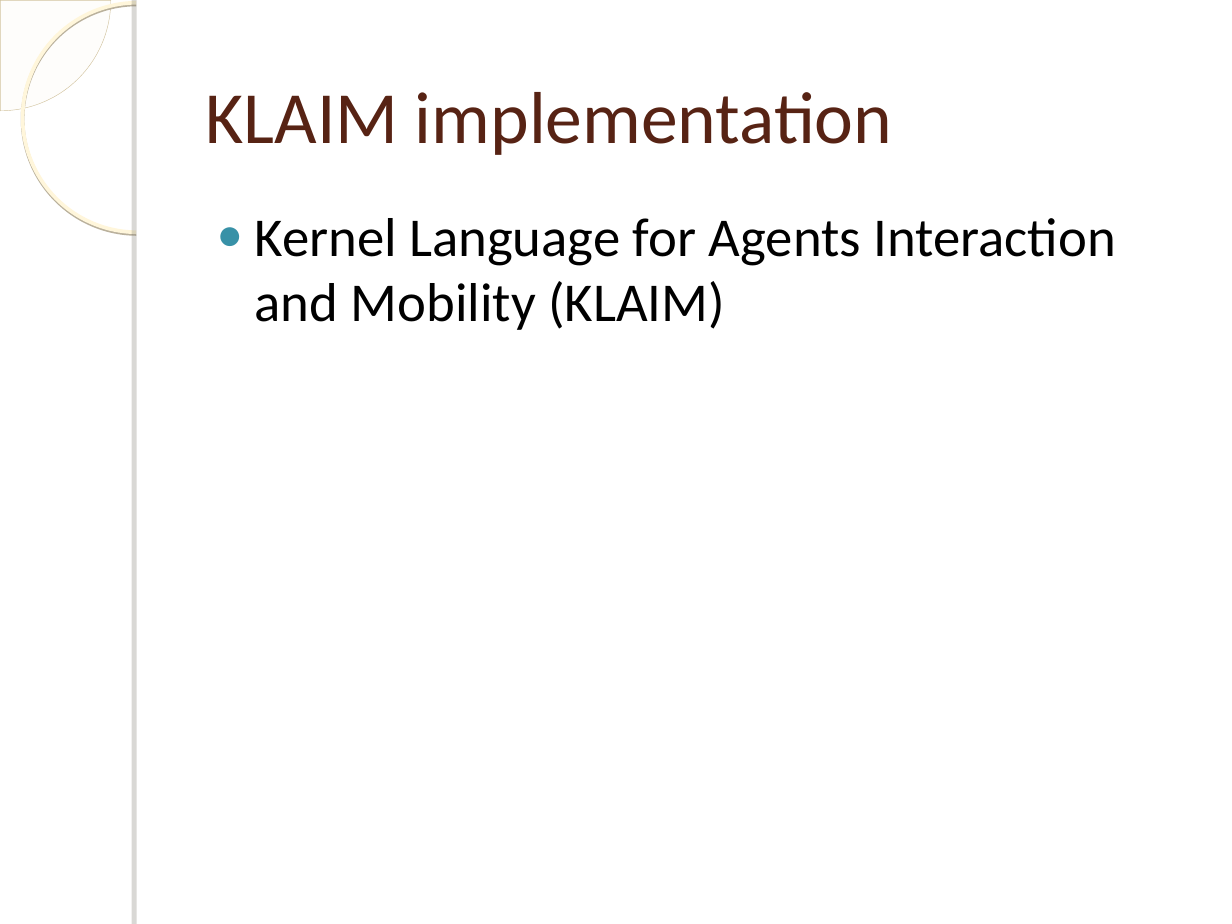
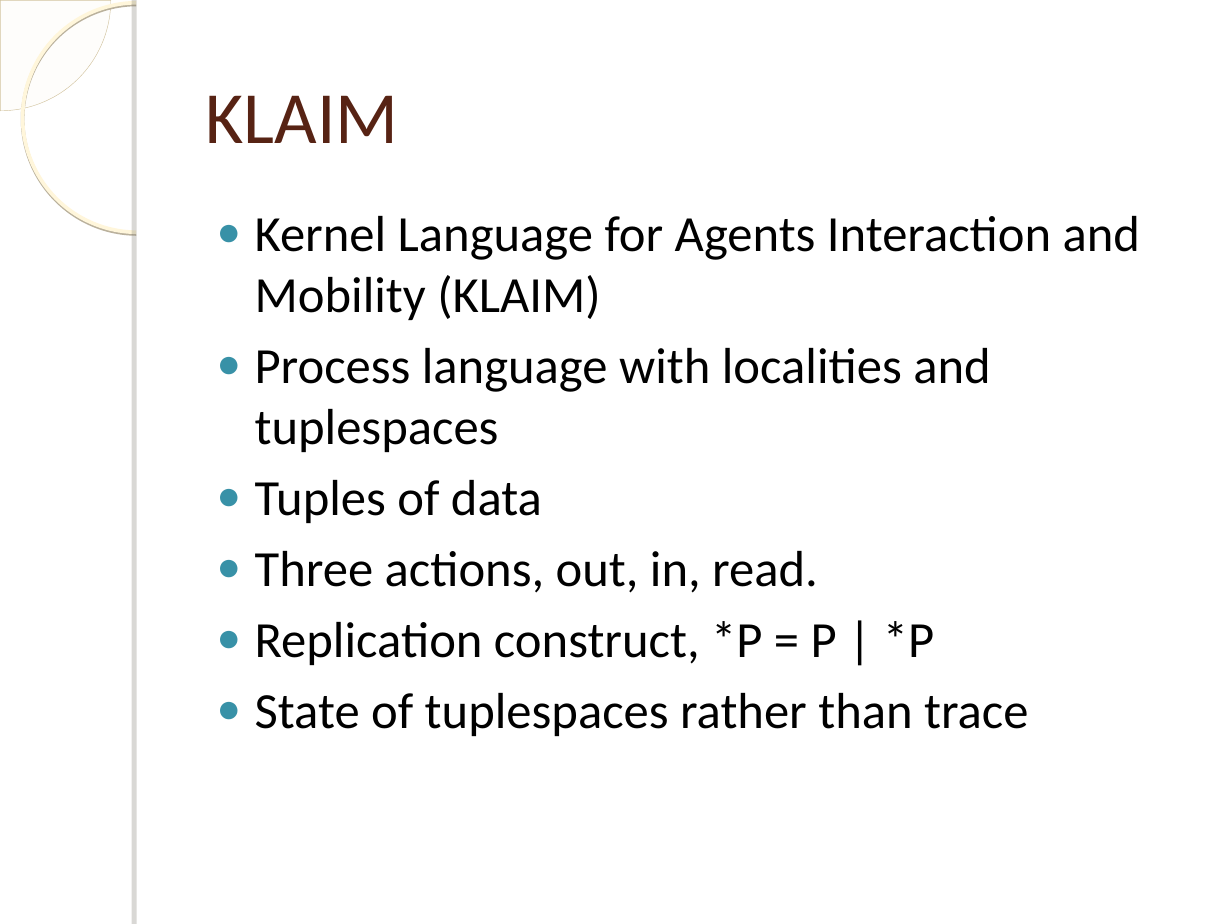
Before and after one commit to einaregilsson/Process-Language-Runtime, a slide deck: slide 17 of presentation.ppt (slide 13 before the commit). Drawn at 1232x924 pixels with LibreOffice and Linux fonts; fonts in the diff are those of the drawing; background and template pictures are left out. Boxes give left, top, right and bottom in pixels: in the first picture for what was removed or moved away, otherwise in the second. Text is boxed around its words. In the diff, an @@ line names an element or a change of style, - is before the commit and + after.

Commit message:
Presentation ready

```diff
--- a/presentation.ppt
+++ b/presentation.ppt
@@ title at bbox=[205, 95, 398, 143]: text changed @@
-KLAIM implementation
+KLAIM
@@ text at bbox=[255, 216, 1140, 320]: size 32 to 29.6 pt in "Kernel Language for Agents Interaction and Mobility ..." @@
@@ text at bbox=[255, 348, 1028, 736]: paragraphs added @@
+● Process language with localities and tuplespaces
+● Tuples of data
+● Three actions, out, in, read.
+● Replication construct, *P = P | *P
+● State of tuplespaces rather than trace
```
Also in this commit, not shown: 2 other slides changed, 5 slides added, 1 slide removed.
